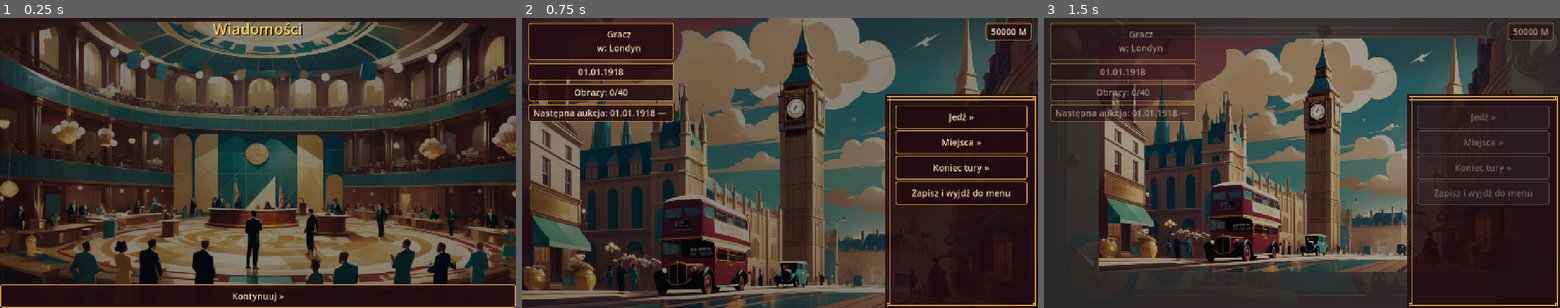
Above: before the commit, frames 1-3 (left to right).
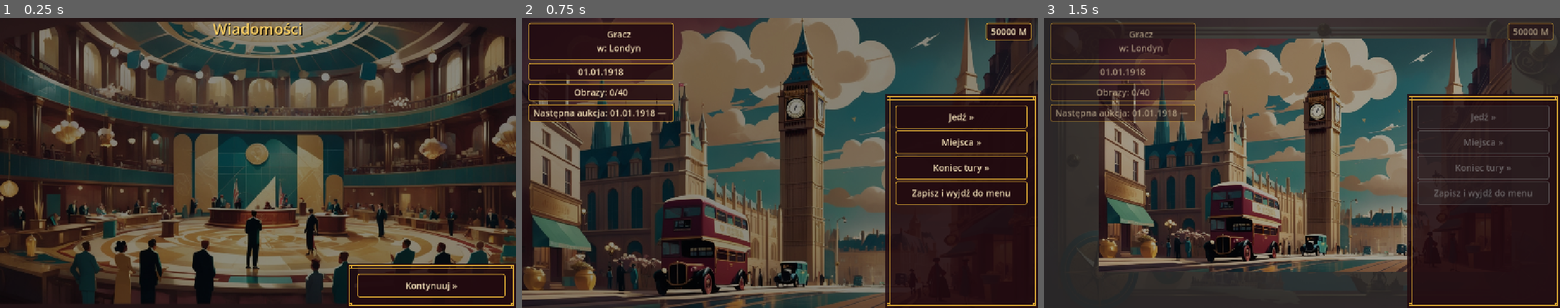
Above: after the commit, the same moments.

Repository: cinekm20/the-forger-retro-tycoon
Game: Godot game, scene res://scenes/world_event/WorldEventCard.tscn
The game is run twice, just before and just after one commit, with the same random seed, the same clock (stepped at 60 frames per second) and the same inputs. This scene is started directly instead of the project's main scene.
Inputs:
- Up to frame 1 (0.25 s): no input
- Up to frame 2 (0.75 s): click "Kontynuuj »" at 0.5 s
- Up to frame 3 (1.5 s): click "Jedź »" at 1.25 s

The runs differ from the first frame. In frame 1, 4.0% of the frame differs, in the area x 0-100%, y 84-100%; in frame 2, nothing differs; in frame 3, nothing differs.
Error in both runs: Trying to return a value of type "Nil" from a function whose return type is "Dictionary". (res://scripts/autoload/WorldEvents.gd:35)

Commit message:
Ujednolić przycisk powrotu: ozdobna ramka Art Deco na wszystkich ekranach oprócz Plantacji
Zgłoszenie użytkownika: "teraz powrót ma tak samo wyglądać w galerii,
w szkole sztuki, giełda, rynek i wszystkie inne oprócz plantacji" —
kontynuacja stylu wprowadzonego wcześniej w AuctionHouse.gd (skrzynka w
tym samym stylu co boczny panel TravelMap.gd/Hub.gd, bez tytułu/opisu).

Nowy współdzielony ScreenHelpers.make_boxed_back_button(parent) —
zakotwicza make_root_bottom niezależnie od głównego `root` ekranu, więc
rozpychacz wypychający przycisk na dół (używany dotąd na "flat listing"
ekranach) staje się zbędny.

Zaktualizowane: Market, StockMarket, ArtSchool, Races, SecurityScreen,
Warehouse, YearSummary, WorldEventCard, Settings, Ending, Gallery.

Gallery.gd: trzy widoki (kategorie/miniaturki/podgląd obrazu) dzielą
JEDNĄ skrzynkę zbudowaną raz w _ready() — tekst i cel przycisku
podmieniane w _rebuild_content()/_on_boxed_back_pressed() zależnie od
view_state, zamiast trzech osobnych skrzynek nakładających się na siebie.

Ending.gd: rozpychacz przed przyciskiem ZOSTAJE (w przeciwieństwie do
"flat listing" ekranów) — bez niego narracja straciłaby drugi z dwóch
rozpychaczy, które ją wyśrodkowują między tytułem a dołem ekranu.

Plantation.gd celowo pominięty — własny, węższy przycisk dopasowany do
kolumny legendy obok siatki pól.

Co-Authored-By: Claude Sonnet 5 <noreply@anthropic.com>
Claude-Session: https://claude.ai/code/session_01WjdcGYSPdySvPA6GKCaWaN

Diff:
--- a/game/scenes/art_school/ArtSchool.gd
+++ b/game/scenes/art_school/ArtSchool.gd
@@ -60,8 +60,11 @@
 	quiz_section.visible = false
 	root.add_child(quiz_section)
 
-	root.add_child(ScreenHelpers.make_expand_spacer())
-	ScreenHelpers.make_back_button(root)
+	## Ozdobna skrzynka Art Deco w prawym dolnym rogu, TA SAMA co boczny
+	## panel na TravelMap.gd/Hub.gd — zgłoszone przez użytkownika: przycisk
+	## powrotu ma wyglądać tak samo na wszystkich ekranach (oprócz Plantacji).
+	## Zakotwiczona niezależnie od `root`, więc bez rozpychacza.
+	ScreenHelpers.make_boxed_back_button(self)
 	_update_info()
 
 
--- a/game/scenes/ending/Ending.gd
+++ b/game/scenes/ending/Ending.gd
@@ -28,7 +28,14 @@
 		root.add_child(ScreenHelpers.make_expand_spacer())
 
 	root.add_child(ScreenHelpers.make_expand_spacer())
-	ScreenHelpers.make_button(root, "Powrót do menu głównego", func(): SceneRouter.goto_scene(SceneRouter.MAIN_MENU))
+
+	## Ozdobna skrzynka Art Deco w prawym dolnym rogu, TA SAMA co boczny
+	## panel na TravelMap.gd/Hub.gd — zgłoszone przez użytkownika: przycisk
+	## powrotu ma wyglądać tak samo na wszystkich ekranach (oprócz Plantacji).
+	## Rozpychacz wyżej ZOSTAJE (w przeciwieństwie do "flat listing" ekranów)
+	## — bez niego narracja straciłaby drugi z dwóch rozpychaczy, które ją
+	## wyśrodkowują między tytułem a dołem ekranu (patrz komentarz w _ready).
+	ScreenHelpers.make_button(ScreenHelpers.make_root_bottom(self, true), "Powrót do menu głównego", func(): SceneRouter.goto_scene(SceneRouter.MAIN_MENU))
 
 
 ## player_index wskazuje, KTO wygrał — w multiplayerze może to nie być ten
--- a/game/scenes/gallery/Gallery.gd
+++ b/game/scenes/gallery/Gallery.gd
@@ -55,6 +55,14 @@
 
 var overlay: ColorRect
 var content_root: VBoxContainer
+## Przycisk powrotu we WSPÓLNEJ, ozdobnej skrzynce Art Deco (patrz
+## ScreenHelpers.make_boxed_back_button) — zgłoszone przez użytkownika:
+## wygląda tak samo jak wszędzie indziej w grze. Budowany RAZ w _ready()
+## (poza content_root, który sam jest czyszczony/odbudowywany przy każdej
+## zmianie widoku), tekst/cel podmieniany w _rebuild_content() zależnie od
+## view_state — inaczej trzy osobne widoki próbowałyby dokładać trzy osobne
+## takie skrzynki jedna na drugą.
+var boxed_back_btn: Button
 
 var view_state: ViewState = ViewState.CATEGORIES
 var selected_category: String = ""
@@ -93,6 +101,8 @@
 	content_root.add_theme_constant_override("separation", 16)
 	root.add_child(content_root)
 
+	boxed_back_btn = ScreenHelpers.make_button(ScreenHelpers.make_root_bottom(self, true), "", _on_boxed_back_pressed)
+
 	_rebuild_content()
 
 
@@ -109,10 +119,27 @@
 	match view_state:
 		ViewState.CATEGORIES:
 			_build_categories_view()
+			boxed_back_btn.text = "« Powrót"
 		ViewState.CATEGORY_DETAIL:
 			_build_category_detail_view()
+			boxed_back_btn.text = tr("« Wróć do galerii")
 		ViewState.PAINTING_DETAIL:
 			_build_painting_detail_view()
+			boxed_back_btn.text = tr("« Wróć")
+
+
+## Dispatcher jednego wspólnego przycisku (boxed_back_btn, patrz _ready) —
+## co dokładnie robi zależy od AKTUALNEGO view_state w momencie kliknięcia,
+## nie od tego, jaki widok był aktywny, gdy przycisk zbudowano (budowany
+## tylko RAZ, patrz komentarz przy zmiennej).
+func _on_boxed_back_pressed() -> void:
+	match view_state:
+		ViewState.CATEGORIES:
+			SceneRouter.goto_hub()
+		ViewState.CATEGORY_DETAIL:
+			_on_back_to_categories_pressed()
+		ViewState.PAINTING_DETAIL:
+			_on_back_to_category_detail_pressed()
 
 
 ## Widok domyślny: siatka 8 kategorii (kafelek = okładka epoki w ramie +
@@ -145,9 +172,6 @@
 
 	for category_id in Paintings.CATEGORIES:
 		_build_category_card(grid, category_id)
-
-	content_root.add_child(ScreenHelpers.make_expand_spacer())
-	ScreenHelpers.make_back_button(content_root)
 
 
 ## Rama identyczna jak w Domu aukcyjnym (art/icons/frame.png) wokół
@@ -291,8 +315,6 @@
 
 	content_root.add_child(ScreenHelpers.make_expand_spacer())
 
-	ScreenHelpers.make_button(content_root, tr("« Wróć do galerii"), _on_back_to_categories_pressed)
-
 
 ## Dzieli listę numerów (1-5 elementów) na wiersze do wyśrodkowanej
 ## "piramidy": 1/2/3 -> jeden wiersz (HBoxContainer z ALIGNMENT_CENTER sam
@@ -379,5 +401,3 @@
 		ScreenHelpers.make_label(content_root, tr("Obraz nr %d — %s") % [number, category_name])
 
 	content_root.add_child(ScreenHelpers.make_expand_spacer())
-
-	ScreenHelpers.make_button(content_root, tr("« Wróć"), _on_back_to_category_detail_pressed)
--- a/game/scenes/market/Market.gd
+++ b/game/scenes/market/Market.gd
@@ -90,8 +90,11 @@
 
 	contracts_label = ScreenHelpers.make_label(root, "")
 
-	root.add_child(ScreenHelpers.make_expand_spacer())
-	ScreenHelpers.make_back_button(root)
+	## Ozdobna skrzynka Art Deco w prawym dolnym rogu, TA SAMA co boczny
+	## panel na TravelMap.gd/Hub.gd — zgłoszone przez użytkownika: przycisk
+	## powrotu ma wyglądać tak samo na wszystkich ekranach (oprócz Plantacji).
+	## Zakotwiczona niezależnie od `root`, więc bez rozpychacza.
+	ScreenHelpers.make_boxed_back_button(self)
 
 	_rebuild_crop_rows()
 	_update_info()
--- a/game/scenes/races/Races.gd
+++ b/game/scenes/races/Races.gd
@@ -56,8 +56,11 @@
 	result_label = ScreenHelpers.make_label(root, "")
 	info_label = ScreenHelpers.make_label(root, "")
 
-	root.add_child(ScreenHelpers.make_expand_spacer())
-	ScreenHelpers.make_back_button(root)
+	## Ozdobna skrzynka Art Deco w prawym dolnym rogu, TA SAMA co boczny
+	## panel na TravelMap.gd/Hub.gd — zgłoszone przez użytkownika: przycisk
+	## powrotu ma wyglądać tak samo na wszystkich ekranach (oprócz Plantacji).
+	## Zakotwiczona niezależnie od `root`, więc bez rozpychacza.
+	ScreenHelpers.make_boxed_back_button(self)
 
 	_update_info()
 
--- a/game/scenes/security/SecurityScreen.gd
+++ b/game/scenes/security/SecurityScreen.gd
@@ -54,8 +54,11 @@
 		gangster_btn.pressed.connect(_on_send_gangster_pressed.bind(rival["id"]))
 		rival_row.add_child(gangster_btn)
 
-	root.add_child(ScreenHelpers.make_expand_spacer())
-	ScreenHelpers.make_back_button(root)
+	## Ozdobna skrzynka Art Deco w prawym dolnym rogu, TA SAMA co boczny
+	## panel na TravelMap.gd/Hub.gd — zgłoszone przez użytkownika: przycisk
+	## powrotu ma wyglądać tak samo na wszystkich ekranach (oprócz Plantacji).
+	## Zakotwiczona niezależnie od `root`, więc bez rozpychacza.
+	ScreenHelpers.make_boxed_back_button(self)
 
 
 func _on_hire_bodyguard_pressed() -> void:
--- a/game/scenes/settings/Settings.gd
+++ b/game/scenes/settings/Settings.gd
@@ -26,5 +26,8 @@
 	lang_option.item_selected.connect(func(index: int) -> void: Localization.set_language(lang_codes[index]))
 	root.add_child(lang_option)
 
-	root.add_child(ScreenHelpers.make_expand_spacer())
-	ScreenHelpers.make_button(root, "« Powrót", func(): SceneRouter.goto_scene(SceneRouter.MAIN_MENU))
+	## Ozdobna skrzynka Art Deco w prawym dolnym rogu, TA SAMA co boczny
+	## panel na TravelMap.gd/Hub.gd — zgłoszone przez użytkownika: przycisk
+	## powrotu ma wyglądać tak samo na wszystkich ekranach (oprócz Plantacji).
+	## Zakotwiczona niezależnie od `root`, więc bez rozpychacza.
+	ScreenHelpers.make_button(ScreenHelpers.make_root_bottom(self, true), "« Powrót", func(): SceneRouter.goto_scene(SceneRouter.MAIN_MENU))
--- a/game/scenes/stock_market/StockMarket.gd
+++ b/game/scenes/stock_market/StockMarket.gd
@@ -72,8 +72,11 @@
 	chart_frame.add_child(shipping_chart)
 	_build_chart_legend(chart_frame, ShippingCompanies.COMPANIES.keys(), func(id): return ShippingCompanies.COMPANIES[id]["name"], SHIPPING_COLORS)
 
-	root.add_child(ScreenHelpers.make_expand_spacer())
-	ScreenHelpers.make_back_button(root)
+	## Ozdobna skrzynka Art Deco w prawym dolnym rogu, TA SAMA co boczny
+	## panel na TravelMap.gd/Hub.gd — zgłoszone przez użytkownika: przycisk
+	## powrotu ma wyglądać tak samo na wszystkich ekranach (oprócz Plantacji).
+	## Zakotwiczona niezależnie od `root`, więc bez rozpychacza.
+	ScreenHelpers.make_boxed_back_button(self)
 
 	_rebuild_rows()
 	_update_info()
--- a/game/scenes/warehouse/Warehouse.gd
+++ b/game/scenes/warehouse/Warehouse.gd
@@ -44,8 +44,11 @@
 
 	status_label = ScreenHelpers.make_label(root, "")
 
-	root.add_child(ScreenHelpers.make_expand_spacer())
-	ScreenHelpers.make_back_button(root)
+	## Ozdobna skrzynka Art Deco w prawym dolnym rogu, TA SAMA co boczny
+	## panel na TravelMap.gd/Hub.gd — zgłoszone przez użytkownika: przycisk
+	## powrotu ma wyglądać tak samo na wszystkich ekranach (oprócz Plantacji).
+	## Zakotwiczona niezależnie od `root`, więc bez rozpychacza.
+	ScreenHelpers.make_boxed_back_button(self)
 
 	_update_info()
 
--- a/game/scenes/world_event/WorldEventCard.gd
+++ b/game/scenes/world_event/WorldEventCard.gd
@@ -34,8 +34,11 @@
 	body_label.autowrap_mode = TextServer.AUTOWRAP_WORD
 	body_label.custom_minimum_size = Vector2(700, 0)
 
-	root.add_child(ScreenHelpers.make_expand_spacer())
-	ScreenHelpers.make_button(root, tr("Kontynuuj »"), func(): SceneRouter.goto_hub())
+	## Ozdobna skrzynka Art Deco w prawym dolnym rogu, TA SAMA co boczny
+	## panel na TravelMap.gd/Hub.gd — zgłoszone przez użytkownika: przycisk
+	## powrotu ma wyglądać tak samo na wszystkich ekranach (oprócz Plantacji).
+	## Zakotwiczona niezależnie od `root`, więc bez rozpychacza.
+	ScreenHelpers.make_button(ScreenHelpers.make_root_bottom(self, true), tr("Kontynuuj »"), func(): SceneRouter.goto_hub())
 
 
 func _background_path() -> String:
--- a/game/scenes/year_summary/YearSummary.gd
+++ b/game/scenes/year_summary/YearSummary.gd
@@ -62,5 +62,8 @@
 		float(report.get("dollar_rate", Economy.dollar_rate)),
 	])
 
-	root.add_child(ScreenHelpers.make_expand_spacer())
-	ScreenHelpers.make_button(root, tr("Kontynuuj »"), func(): SceneRouter.goto_hub())
+	## Ozdobna skrzynka Art Deco w prawym dolnym rogu, TA SAMA co boczny
+	## panel na TravelMap.gd/Hub.gd — zgłoszone przez użytkownika: przycisk
+	## powrotu ma wyglądać tak samo na wszystkich ekranach (oprócz Plantacji).
+	## Zakotwiczona niezależnie od `root`, więc bez rozpychacza.
+	ScreenHelpers.make_button(ScreenHelpers.make_root_bottom(self, true), tr("Kontynuuj »"), func(): SceneRouter.goto_hub())
--- a/game/scripts/ui/screen_helpers.gd
+++ b/game/scripts/ui/screen_helpers.gd
@@ -484,6 +484,19 @@
 	return make_button(root, "« Powrót", func(): SceneRouter.goto_hub())
 
 
+## Przycisk powrotu w TYM SAMYM stylu co boczny panel na TravelMap.gd/Hub.gd
+## (make_root_bottom: ozdobna ramka Art Deco, bez żadnego tytułu/opisu) —
+## zgłoszone przez użytkownika po wprowadzeniu tego stylu w AuctionHouse.gd:
+## "to teraz powrót ma tak samo wyglądać w galerii, w szkole sztuki, giełda,
+## rynek i wszystkie inne oprócz plantacji" (tam zostaje węższy przycisk
+## dopasowany do kolumny legendy, patrz Plantation.gd). `parent` to CAŁY
+## ekran (zwykle `self`), NIE `root` danego ekranu — skrzynka jest
+## zakotwiczona NIEZALEŻNIE od głównej kolumny treści, więc nie trzeba już
+## rozpychacza wypychającego przycisk na sam dół (pozycja jest stała).
+static func make_boxed_back_button(parent: Control) -> Button:
+	return make_back_button(make_root_bottom(parent, true))
+
+
 ## W hot-seat multiplayer pokazuje, czyja jest tura — ważne, żeby osoba
 ## trzymająca telefon wiedziała, w czyim imieniu działa. W solo nic nie
 ## dodaje (zwraca null).
